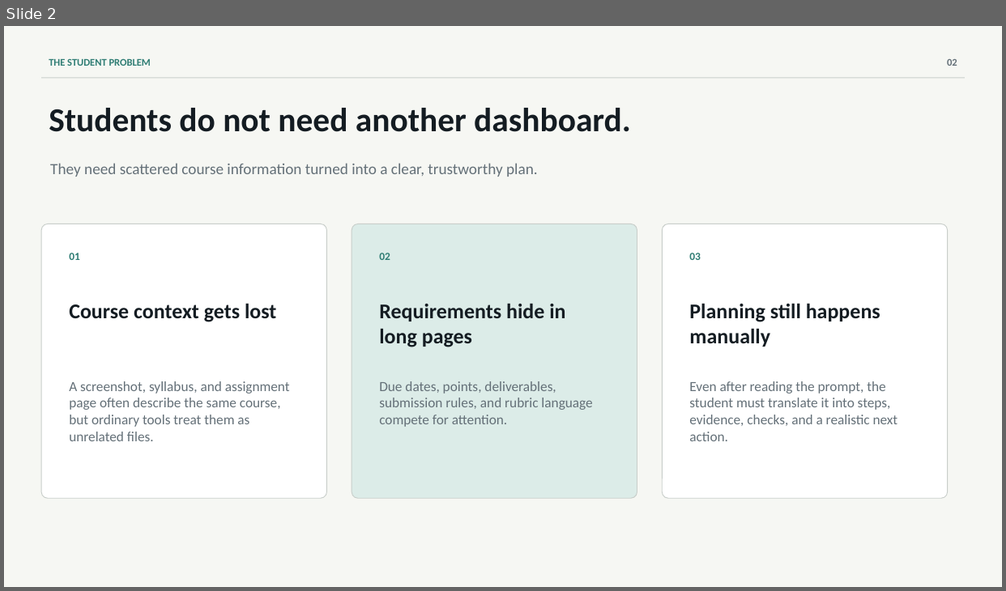
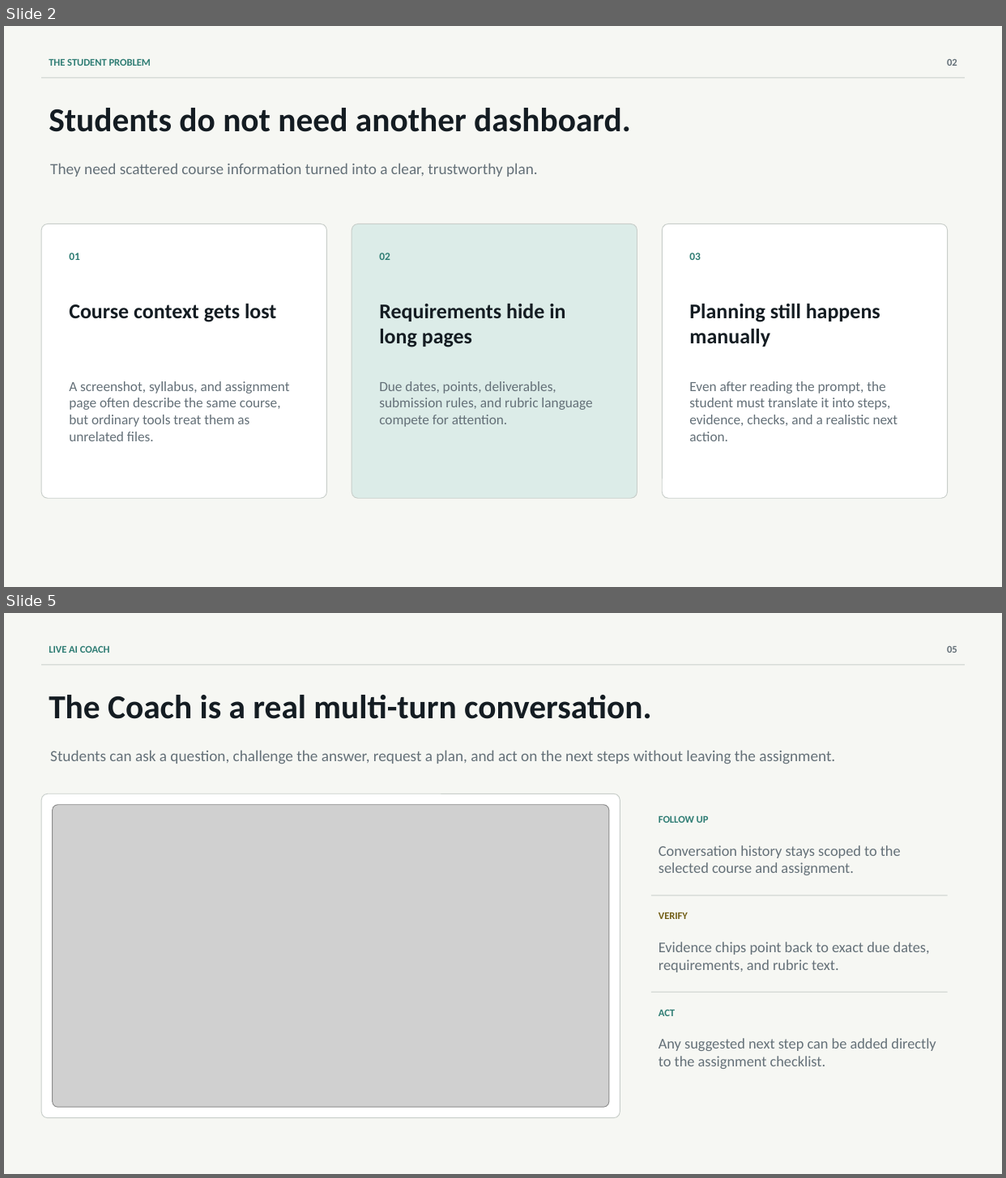
Before and after one commit to CNGEI2/classpilot-ai-website, a slide deck: product-presentation/ClassPilot-AI-Product-Introduction.pptx. Shown one above the other, each under a label of ours: slide 2 before the commit, slides 2 and 5 after it; the slides between them are not shown. The pictures are 1006x591 and 1006x1178 pixels, drawn with LibreOffice and Linux fonts; fonts in the diff are those of the drawing; grey boxes stand for pictures. Boxes give left, top, right and bottom in pixels: in the first picture for what was removed or moved away, otherwise in the second. Text is boxed around its words. In the diff, an @@ line names an element or a change of style, - is before the commit and + after.

Commit message:
Update product deck for live conversational Coach

```diff
--- a/product-presentation/ClassPilot-AI-Product-Introduction.pptx
+++ b/product-presentation/ClassPilot-AI-Product-Introduction.pptx
@@ slide 5 added at box(4, 613, 1002, 1174), background #F6F7F3 @@
@@ text added at box(49, 645, 110, 653), 9.8 pt, text #2F7D74, bold @@
+LIVE AI COACH
@@ text added at box(947, 646, 957, 653), 9.8 pt, text #647078, bold @@
+05
@@ rectangle added at box(41, 665, 965, 666), fill #C8CECA @@
@@ text added at box(49, 695, 651, 719), 32.2 pt, text #141C22, bold @@
+The Coach is a real multi-turn conversation.
@@ text added at box(50, 750, 835, 764), 15 pt, text #647078 @@
+Students can ask a question, challenge the answer, request a plan, and act on the next steps without leaving the assignment.
@@ rounded rectangle added at box(41, 794, 620, 1118), fill #FFFFFF, outline #C8CECA 0.75 pt @@
@@ picture added at box(53, 805, 610, 1107) @@
@@ text added at box(658, 815, 709, 823), 9.8 pt, text #2F7D74, bold @@
+FOLLOW UP
@@ text added at box(658, 845, 901, 875), 14.2 pt, text #647078 @@
+Conversation history stays scoped to the selected course and assignment.
@@ rectangle added at box(651, 895, 948, 896), fill #C8CECA @@
@@ text added at box(658, 913, 688, 919), 9.8 pt, text #725E16, bold @@
+VERIFY
@@ text added at box(658, 942, 930, 973), 14.2 pt, text #647078 @@
+Evidence chips point back to exact due dates, requirements, and rubric text.
@@ rectangle added at box(651, 992, 948, 993), fill #C8CECA @@
@@ text added at box(658, 1009, 675, 1016), 9.8 pt, text #2F7D74, bold @@
+ACT
@@ text added at box(658, 1038, 936, 1069), 14.2 pt, text #647078 @@
+Any suggested next step can be added directly to the assignment checklist.
```
Also in this commit, not shown: 5 slides changed, 2 other slides added, 3 slides removed, 1 other file.
